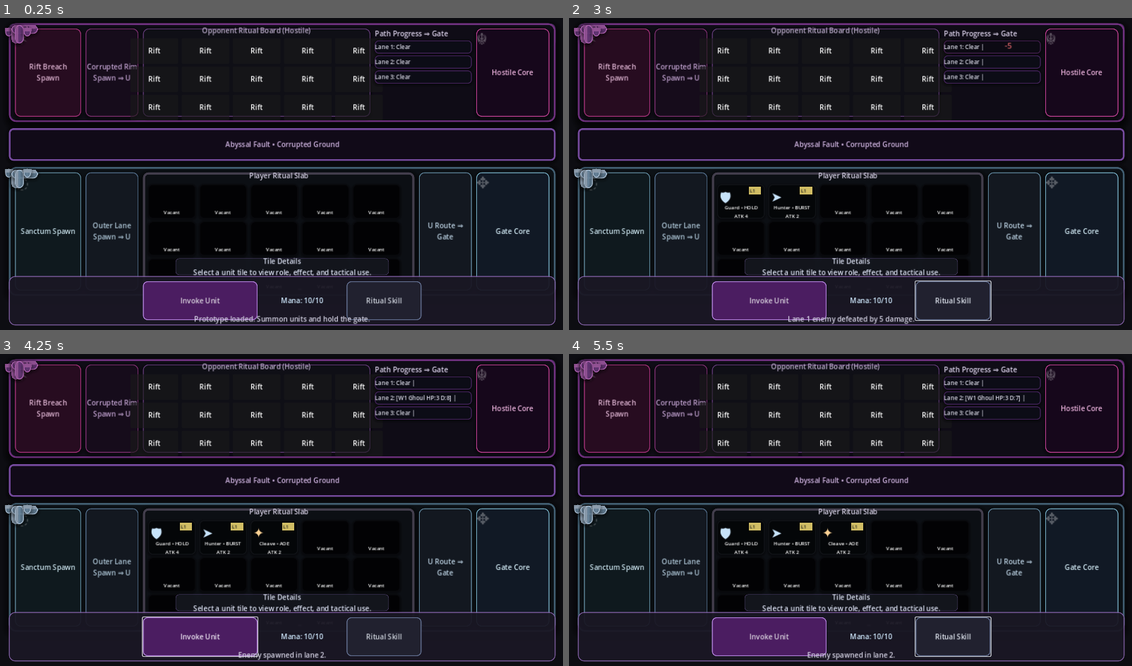
Above: before the commit, frames 1-4 (two rows, left to right).
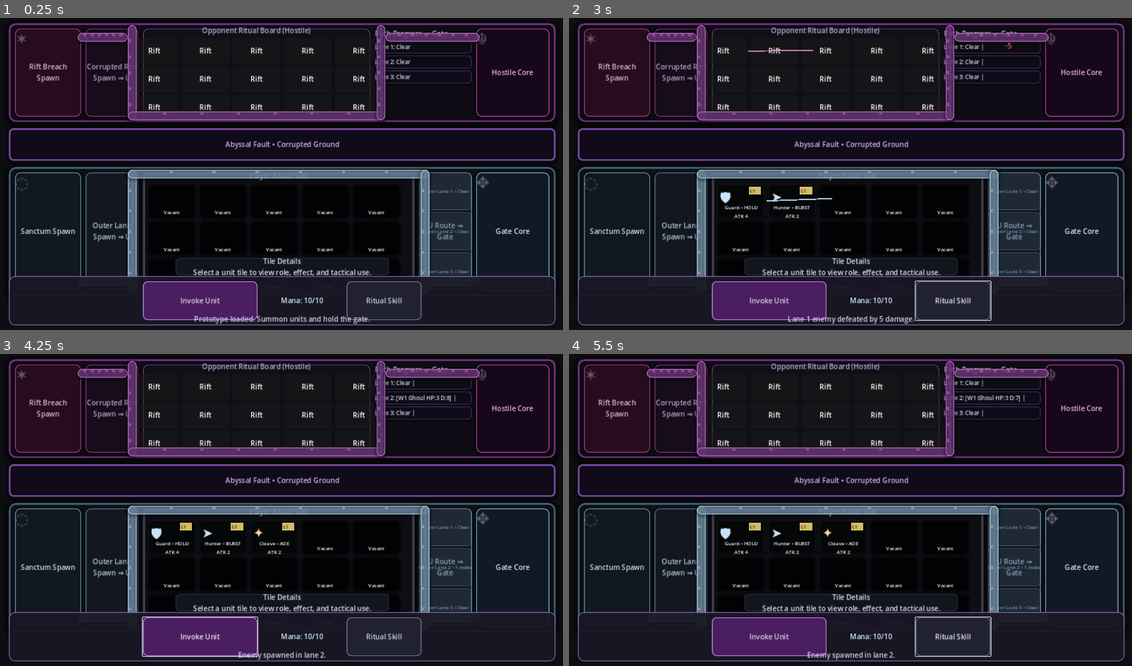
Above: after the commit, the same moments.

Repository: D3MISEarch/AbyssFall-merge-defense
Game: Godot game, scene res://scenes/Main.tscn
Same seed, same stepped clock (60 frames per second), same inputs: the game is played once before the commit and once after it.
Inputs (mouse positions are in pixels of both pictures, inside the frame that each line leads up to):
- Up to frame 1 (0.25 s): no input
- Up to frame 2 (3 s): click "Invoke Unit" at 0.5 s; click "Ritual Skill" at 1.25 s; click "Invoke Unit" at 2 s; click "Ritual Skill" at 2.75 s
- Up to frame 3 (4.25 s): click "Invoke Unit" at 3.5 s
- Up to frame 4 (5.5 s): click "Ritual Skill" at 4.25 s; tap Enter at 5 s; move the mouse to (974, 494) at 5.02 s; click (974, 494) at 5.17 s

The runs differ from the first frame. In frame 1, 6.6% of the frame differs, in the area x 0-86%, y 1-83%; in frame 2, 6.7%; in frame 3, 6.6%; in frame 4, 6.6%.
Error before the commit: Invalid call. Nonexistent function 'to_local' in base 'Panel'. (res://scripts/main.gd:622)

Commit message:
Separate projectile targeting by battlefield ownership

Diff:
--- a/scripts/main.gd
+++ b/scripts/main.gd
@@ -133,6 +133,7 @@
 var spawn_timer: float = 0.0
 var advance_timer: float = 0.0
 var enemy_lanes: Array[Array] = []
+var opponent_lanes: Array[Array] = []
 var support_feedback_lines: Array[String] = []
 var lane_portal_core_rects: Array[ColorRect] = []
 var lane_portal_ring_rects: Array[ColorRect] = []
@@ -144,6 +145,8 @@
 var strip_ambience_layers: Array[Control] = []
 var combat_fx_layer: Control
 var gate_flash_overlays: Dictionary = {}
+var player_lane_target_panels: Array[Panel] = []
+var player_lane_target_labels: Array[Label] = []
 
 @onready var summon_button: Button = $BottomControls/BottomRow/SummonButton
 @onready var status_label: Label = $StatusLabel
@@ -206,6 +209,9 @@
 	enemy_lanes.resize(LANE_COUNT)
 	for lane_index in LANE_COUNT:
 		enemy_lanes[lane_index] = []
+	opponent_lanes.resize(LANE_COUNT)
+	for lane_index in LANE_COUNT:
+		opponent_lanes[lane_index] = []
 
 	combat_fx_layer = Control.new()
 	combat_fx_layer.set_anchors_and_offsets_preset(Control.PRESET_FULL_RECT)
@@ -404,6 +410,7 @@
 		var label: Label = panel.get_node("OppTileLabel") as Label
 		if label != null:
 			opponent_tile_labels.append(label)
+	_build_player_lane_targets()
 
 	_style_tile_panels_base()
 	summon_button.pressed.connect(_on_summon_pressed)
@@ -619,8 +626,52 @@
 
 func _rect_in_local_space(local_root: Control, target: Control) -> Rect2:
 	var target_rect: Rect2 = target.get_global_rect()
-	var local_position: Vector2 = local_root.to_local(target_rect.position)
+	var local_position: Vector2 = _global_to_control_space(local_root, target_rect.position)
 	return Rect2(local_position, target_rect.size)
+
+func _global_to_control_space(local_root: Control, global_position: Vector2) -> Vector2:
+	var local_root_rect: Rect2 = local_root.get_global_rect()
+	return global_position - local_root_rect.position
+
+func _build_player_lane_targets() -> void:
+	for target_panel in player_lane_target_panels:
+		if is_instance_valid(target_panel):
+			target_panel.queue_free()
+	player_lane_target_panels.clear()
+	player_lane_target_labels.clear()
+	var lane_host: VBoxContainer = VBoxContainer.new()
+	lane_host.set_anchors_and_offsets_preset(Control.PRESET_FULL_RECT)
+	lane_host.add_theme_constant_override("separation", 6)
+	lane_host.mouse_filter = Control.MOUSE_FILTER_IGNORE
+	player_right_path_panel.add_child(lane_host)
+	for lane_index in LANE_COUNT:
+		var lane_panel: Panel = Panel.new()
+		lane_panel.size_flags_vertical = Control.SIZE_EXPAND_FILL
+		lane_panel.mouse_filter = Control.MOUSE_FILTER_IGNORE
+		var lane_style: StyleBoxFlat = StyleBoxFlat.new()
+		lane_style.bg_color = Color(0.20, 0.28, 0.36, 0.35)
+		lane_style.border_width_left = 1
+		lane_style.border_width_top = 1
+		lane_style.border_width_right = 1
+		lane_style.border_width_bottom = 1
+		lane_style.border_color = Color(0.52, 0.72, 0.84, 0.45)
+		lane_style.corner_radius_top_left = 8
+		lane_style.corner_radius_top_right = 8
+		lane_style.corner_radius_bottom_left = 8
+		lane_style.corner_radius_bottom_right = 8
+		lane_panel.add_theme_stylebox_override("panel", lane_style)
+		lane_host.add_child(lane_panel)
+		player_lane_target_panels.append(lane_panel)
+		var lane_label: Label = Label.new()
+		lane_label.set_anchors_and_offsets_preset(Control.PRESET_FULL_RECT)
+		lane_label.horizontal_alignment = HORIZONTAL_ALIGNMENT_CENTER
+		lane_label.vertical_alignment = VERTICAL_ALIGNMENT_CENTER
+		lane_label.text = "Player Lane %d" % [lane_index + 1]
+		lane_label.modulate = Color(0.76, 0.88, 0.98, 0.58)
+		lane_label.add_theme_font_size_override("font_size", 11)
+		lane_label.mouse_filter = Control.MOUSE_FILTER_IGNORE
+		lane_panel.add_child(lane_label)
+		player_lane_target_labels.append(lane_label)
 
 func _add_route_segment(
 	host: Control,
@@ -1293,6 +1344,14 @@
 		"progress": 0
 	}
 	enemy_lanes[lane_index].append(enemy)
+	var opponent_enemy: Dictionary = {
+		"name": "W%d Shade" % wave_number,
+		"hp": enemy_hp,
+		"max_hp": enemy_hp,
+		"damage": enemy_damage,
+		"progress": 0
+	}
+	opponent_lanes[lane_index].append(opponent_enemy)
 	spawned_enemies_total += 1
 
 	if spawned_enemies_total % 6 == 0:
@@ -1304,7 +1363,9 @@
 
 func _tick_enemy_loop() -> void:
 	_apply_board_auto_damage()
+	_apply_opponent_auto_damage()
 	_advance_enemies_toward_gate()
+	_advance_opponent_enemies()
 	_update_enemy_lane_ui()
 
 func _apply_board_auto_damage() -> void:
@@ -1354,13 +1415,23 @@
 					if hunter_execute_bonus > 0:
 						support_contributed = true
 
-			_spawn_projectile_feedback(tile_index, lane_index, role)
+			_spawn_projectile_feedback("player", tile_index, lane_index, role)
 			_damage_front_enemy(lane_index, damage, support_contributed)
 			if role == "cleave":
 				var splash_ratio: float = float(_get_unit_stat(unit, "splash_ratio", 0.0))
 				var splash_damage: int = int(round(float(damage) * splash_ratio))
 				_damage_secondary_enemy(lane_index, splash_damage, support_contributed)
 	_update_support_feedback_ui()
+
+func _apply_opponent_auto_damage() -> void:
+	for lane_index in LANE_COUNT:
+		if opponent_lanes[lane_index].is_empty():
+			continue
+		var attacker_index: int = lane_index
+		if attacker_index >= opponent_tile_panels.size():
+			attacker_index = lane_index % max(1, opponent_tile_panels.size())
+		_spawn_projectile_feedback("opponent", attacker_index, lane_index, "single")
+		_damage_front_enemy_in_lanes(opponent_lanes, lane_index, 2 + wave_number)
 
 func _damage_front_enemy(lane_index: int, damage: int, support_contributed: bool) -> void:
 	if damage <= 0 or enemy_lanes[lane_index].is_empty():
@@ -1379,6 +1450,19 @@
 		status_label.text = "Lane %d enemy defeated by %d damage." % [lane_index + 1, damage]
 	else:
 		enemy_lanes[lane_index][front_index] = enemy
+
+func _damage_front_enemy_in_lanes(lanes: Array[Array], lane_index: int, damage: int) -> void:
+	if damage <= 0 or lane_index < 0 or lane_index >= lanes.size():
+		return
+	if lanes[lane_index].is_empty():
+		return
+	var front_index: int = _get_front_enemy_index(lanes[lane_index])
+	var enemy: Dictionary = lanes[lane_index][front_index]
+	enemy["hp"] = int(enemy["hp"]) - damage
+	if int(enemy["hp"]) <= 0:
+		lanes[lane_index].remove_at(front_index)
+	else:
+		lanes[lane_index][front_index] = enemy
 
 func _damage_secondary_enemy(lane_index: int, damage: int, support_contributed: bool) -> void:
 	if damage <= 0 or enemy_lanes[lane_index].size() < 2:
@@ -1420,6 +1504,18 @@
 	_update_gate_ui()
 	if gate_hp <= 0:
 		_trigger_loss()
+
+func _advance_opponent_enemies() -> void:
+	for lane_index in LANE_COUNT:
+		if opponent_lanes[lane_index].is_empty():
+			continue
+		for enemy_index in range(opponent_lanes[lane_index].size() - 1, -1, -1):
+			var enemy: Dictionary = opponent_lanes[lane_index][enemy_index]
+			enemy["progress"] = int(enemy["progress"]) + 1
+			if int(enemy["progress"]) >= LANE_LENGTH:
+				opponent_lanes[lane_index].remove_at(enemy_index)
+			else:
+				opponent_lanes[lane_index][enemy_index] = enemy
 
 func _trigger_loss() -> void:
 	if game_over:
@@ -1584,6 +1680,8 @@
 			if lane_index < support_feedback_lines.size():
 				clear_line += " | " + support_feedback_lines[lane_index]
 			enemy_labels[lane_index].text = clear_line
+			if lane_index < player_lane_target_labels.size():
+				player_lane_target_labels[lane_index].text = "Player Lane %d • Clear" % [lane_index + 1]
 			continue
 
 		var segments: Array[String] = []
@@ -1596,6 +1694,8 @@
 		if lane_index < support_feedback_lines.size():
 			lane_line += " | " + support_feedback_lines[lane_index]
 		enemy_labels[lane_index].text = lane_line
+		if lane_index < player_lane_target_labels.size():
+			player_lane_target_labels[lane_index].text = "Player Lane %d • %d mobs" % [lane_index + 1, enemy_lanes[lane_index].size()]
 
 func _get_front_enemy_index(lane_enemies: Array) -> int:
 	var selected_index: int = 0
@@ -1968,15 +2068,15 @@
 		return "%s • %s\nAura +%d" % [short_name, role_tag, lane_buff_total]
 	return "%s • %s\nATK %d" % [short_name, role_tag, _get_unit_base_damage(unit)]
 
-func _spawn_projectile_feedback(tile_index: int, lane_index: int, role: String) -> void:
+func _spawn_projectile_feedback(owner: String, tile_index: int, lane_index: int, role: String) -> void:
 	if combat_fx_layer == null:
 		return
-	if tile_index < 0 or tile_index >= tile_panels.size():
-		return
-	if lane_index < 0 or lane_index >= enemy_panels.size():
-		return
-	var source_center: Vector2 = _get_control_center_in(combat_fx_layer, tile_panels[tile_index])
-	var target_center: Vector2 = _get_control_center_in(combat_fx_layer, enemy_panels[lane_index])
+	var source_panel: Panel = _get_source_panel_for_owner(owner, tile_index)
+	var lane_target_panel: Control = _get_lane_target_for_owner(owner, lane_index)
+	if source_panel == null or lane_target_panel == null:
+		return
+	var source_center: Vector2 = _get_control_center_in(combat_fx_layer, source_panel)
+	var target_center: Vector2 = _get_control_center_in(combat_fx_layer, lane_target_panel)
 	var direction: Vector2 = target_center - source_center
 	var travel_distance: float = direction.length()
 	if travel_distance < 8.0:
@@ -1991,6 +2091,8 @@
 		projectile.color = Color(0.84, 0.66, 0.97, 0.90)
 	elif role == "cleave":
 		projectile.color = Color(0.97, 0.73, 0.48, 0.92)
+	if owner == "opponent":
+		projectile.color = Color(0.94, 0.52, 0.78, 0.90)
 	projectile.mouse_filter = Control.MOUSE_FILTER_IGNORE
 	combat_fx_layer.add_child(projectile)
 	var tween: Tween = create_tween()
@@ -2003,8 +2105,26 @@
 
 func _get_control_center_in(local_root: Control, target: Control) -> Vector2:
 	var global_rect: Rect2 = target.get_global_rect()
-	var local_position: Vector2 = local_root.to_local(global_rect.position)
+	var local_position: Vector2 = _global_to_control_space(local_root, global_rect.position)
 	return local_position + (global_rect.size * 0.5)
+
+func _get_source_panel_for_owner(owner: String, tile_index: int) -> Panel:
+	if owner == "opponent":
+		if tile_index < 0 or tile_index >= opponent_tile_panels.size():
+			return null
+		return opponent_tile_panels[tile_index]
+	if tile_index < 0 or tile_index >= tile_panels.size():
+		return null
+	return tile_panels[tile_index]
+
+func _get_lane_target_for_owner(owner: String, lane_index: int) -> Control:
+	if owner == "opponent":
+		if lane_index < 0 or lane_index >= enemy_panels.size():
+			return null
+		return enemy_panels[lane_index]
+	if lane_index < 0 or lane_index >= player_lane_target_panels.size():
+		return null
+	return player_lane_target_panels[lane_index]
 
 func _decorate_spawn_gate_identity() -> void:
 	_add_identity_overlay(player_spawn_panel, Color(0.42, 0.66, 0.73, 0.26), "◌")
